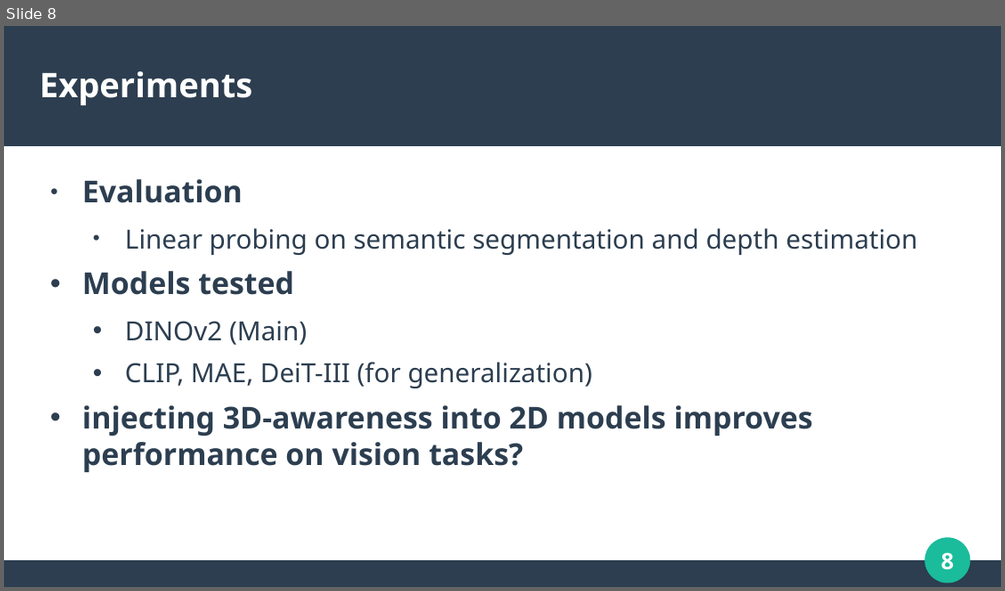
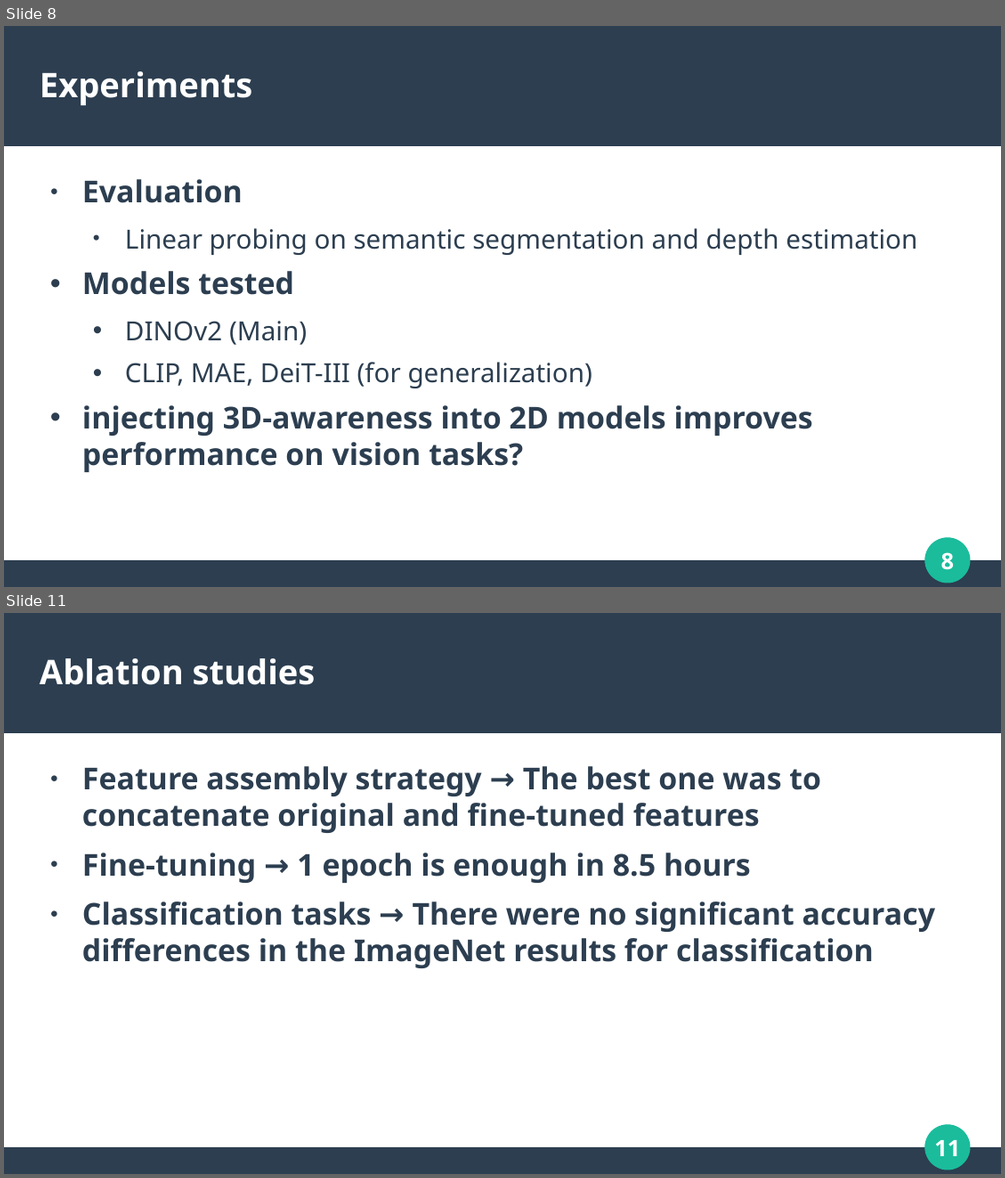
Before and after one commit to LuigiBrosNin/Luizo-s-notes, a slide deck: content/Master first year/Computer vision/cv_presentation.odp. Shown one above the other, each under a label of ours: slide 8 before the commit, slides 8 and 11 after it; the slides between them are not shown. The pictures are 1005x591 and 1005x1178 pixels, drawn with LibreOffice and Linux fonts; fonts in the diff are those of the drawing. Boxes give left, top, right and bottom in pixels: in the first picture for what was removed or moved away, otherwise in the second. Text is boxed around its words. In the diff, an @@ line names an element or a change of style, - is before the commit and + after.

```diff
--- a/content/Master first year/Computer vision/cv_presentation.odp
+++ b/content/Master first year/Computer vision/cv_presentation.odp
@@ slide 11 added at [4, 613, 1001, 1174], background #FFFFFF; not listed: 4 template elements that a slide beside it also shows @@
@@ title added at [40, 658, 316, 685], 27 pt, text #FFFFFF, bold @@
+Ablation studies
@@ text added at [82, 766, 935, 968], 24 pt, text #2C3E50, bold @@
+● Feature assembly strategy → The best one was to concatenate original and fine-tuned features
+● Fine-tuning → 1 epoch is enough in 8.5 hours
+● Classification tasks → There were no significant accuracy differences in the ImageNet results for classification
```
Also in this commit, not shown: 1 slide changed, 2 other slides added, 1 other file.
